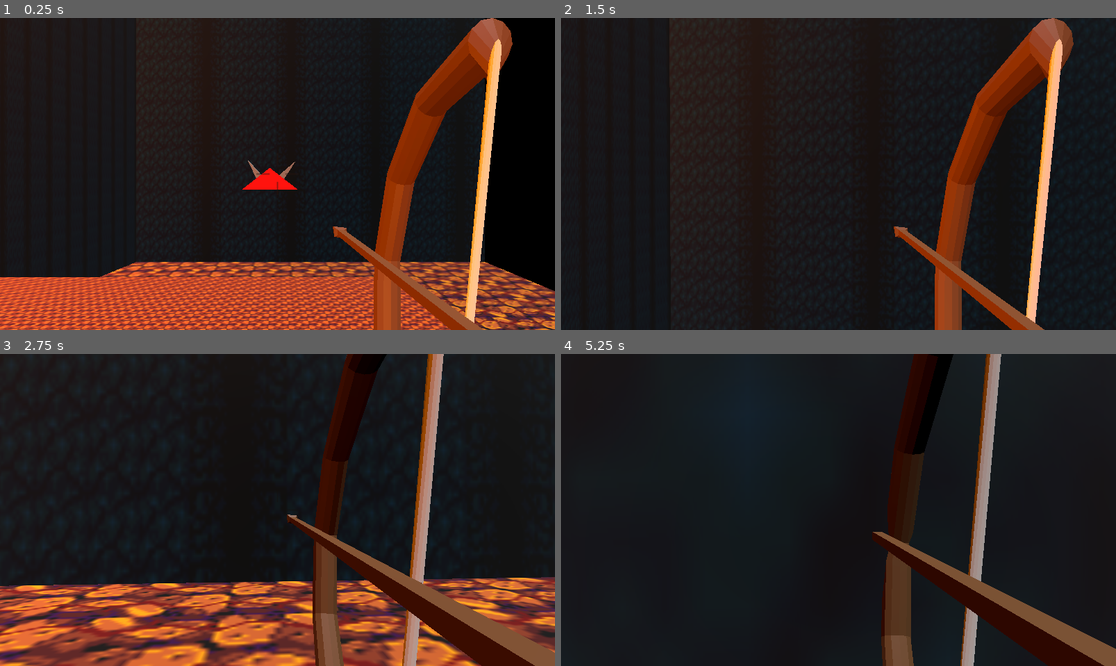
Above: before the commit, frames 1-4 (two rows, left to right).
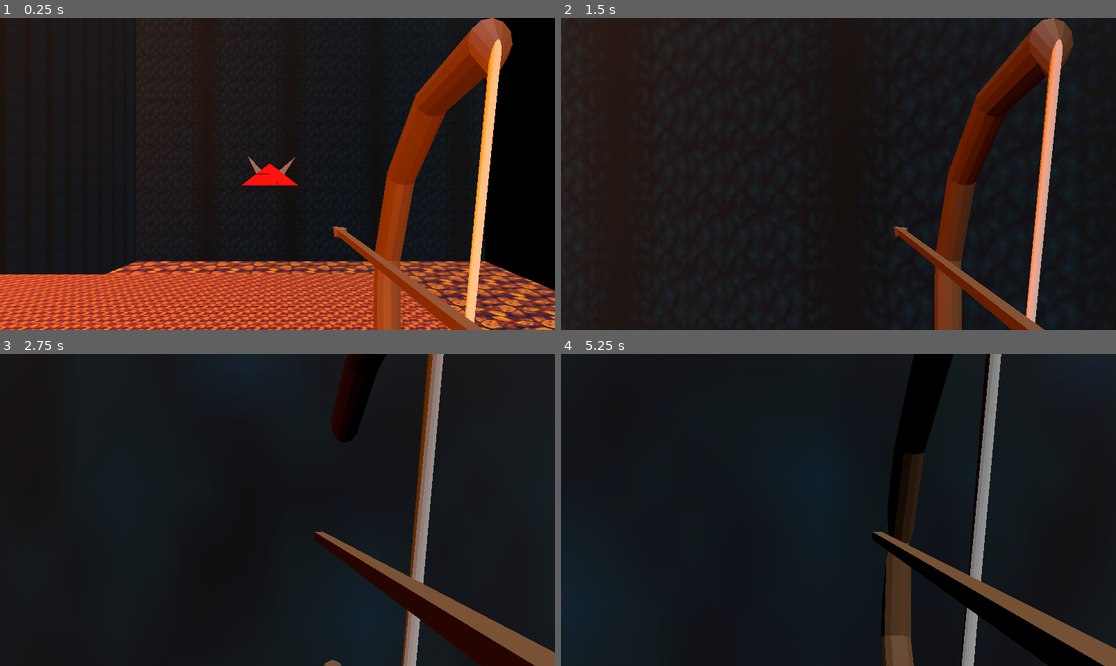
Above: after the commit, the same moments.

Repository: GmacktheGummy/escapebloodskullplanet
Game: Godot game, scene res://testscn.tscn
Two runs of this game, one before a commit and one after it. Both use one fixed random seed, a clock stepped at 60 frames per second and the inputs below.
Inputs (mouse positions are in pixels of both pictures, inside the frame that each line leads up to):
- Up to frame 1 (0.25 s): no input
- Up to frame 2 (1.5 s): move the mouse to (866, 174) at 0.52 s; hold Shift (sprint) 0.53-1.28 s; hold W (forward) from 0.53 s (still down); tap Space (jump) at 0.77, 0.8, 1.07, 1.35 s; move the mouse to (810, 174) at 1.27 s
- Up to frame 3 (2.75 s): keep holding W (forward); tap Space (jump) at 1.52, 1.82, 2.3 s; tap Shift (sprint) at 1.55 s; move the mouse to (288, 503) at 2.02 s; press the mouse at (288, 503) at 2.03 s
- Up to frame 4 (5.25 s): keep holding W (forward); move the mouse to (832, 516) at 2.77 s; release the mouse at (832, 516) at 2.78 s; tap Shift (sprint) at 2.85, 4.55 s; tap Space (jump) at 3.02, 3.32, 3.77, 3.8, 4.07, 4.35, 4.52, 4.82 s; move the mouse to (877, 513) at 3.52 s; hold Shift (sprint) 3.53-4.28 s; move the mouse to (794, 506) at 4.27 s; move the mouse to (844, 510) at 5.02 s; press the mouse at (844, 510) at 5.03 s

The runs differ from the first frame. In frame 1, 12% of the frame differs, in the area x 0-100%, y 44-100%; in frame 2, 8.1%; in frame 3, 27%, in the area x 0-100%, y 0-100%; in frame 4, 6.0%.

Commit message:
Adjusted air strafing, movement, physics

Diff:
--- a/Source/Entities/Player/player.gd
+++ b/Source/Entities/Player/player.gd
@@ -1,6 +1,6 @@
 extends CharacterBody3D
 
-var gravity = ProjectSettings.get_setting("physics/3d/default_gravity")
+@export var gravity_multiplier = 3.0
 @export var speed = 3
 @export var jump_speed = 12
 @export var mouse_sensitivity = 0.002
@@ -25,12 +25,15 @@
 var is_grounded = false;
 var is_moving = false;
 var is_sprinting : bool = false;
-var max_sprint_speed = speed*2;
+var can_double_jump = true;
+var has_double_jumped = false;
+var max_sprint_speed = speed*1.5;
 var doublejump = 0;
 var total_velocity_in_frame : Vector3 = Vector3.ZERO;
 var last_input : Vector2;
 var curr_input : Vector2;
 var ground_friction = 20;
+var gravity = ProjectSettings.get_setting("physics/3d/default_gravity") * gravity_multiplier;
 
 func _ready():
 	Input.set_mouse_mode(Input.MOUSE_MODE_CAPTURED)
@@ -66,23 +69,23 @@
 				shootingState=0
 				$Camera3D/bow/arrow.position.z = 0.2
 				shootArrow.emit()
-	#Can only start/stop a sprint while grounded and not airborne
-	if (event.is_action_pressed("sprint")):
-		is_sprinting = true;
-	if !(event.is_action_released("sprint")):
-		is_sprinting = false;
 
 
 func _physics_process(delta):
 	total_velocity_in_frame = Vector3.ZERO;
 
-	if(!is_grounded):
-		velocity.y += -gravity * delta
-	if(is_grounded):
-		doublejump=0;
+	#Can only start/stop a sprint while grounded and not airborne
+	if (Input.is_action_pressed("sprint")):
+		is_sprinting = true;
+	if (!Input.is_action_pressed("sprint")):
+		is_sprinting = false;
+
+	ApplyGravity();
 
 	last_input = curr_input;
 	curr_input = Vector2(Input.get_axis("left", "right"), Input.get_axis("forward", "back"));
+
+	ApplyFriction();
 
 	var movement_velocity = 0;
 	if(is_grounded):
@@ -96,13 +99,8 @@
 	else:
 		is_moving = false;
 
-	if Input.is_action_just_pressed("jump") and doublejump!=2:
-		if (doublejump==0):
-			total_velocity_in_frame.y = jump_speed;
-		else:
-			velocity.y = 0;
-			total_velocity_in_frame.y = jump_speed/2;
-		doublejump+=1;
+	if (Input.is_action_just_pressed("jump")):
+		OnJump();
 
 	if current_equip==1:
 		#Animation of restringing a new arrow
@@ -132,50 +130,100 @@
 			$Camera3D/bow.scale.z = bowpos_idle_zscale
 
 	velocity += total_velocity_in_frame;
-	if(velocity.length() > 0):
-		var speed_drop = 0;
-		if(is_grounded):
-			var speed_bleed = 0;
-			if(velocity.length() < GetMaxSpeed()):
-				speed_bleed = GetMaxSpeed();
-			else:
-				speed_bleed = velocity.length();
-			speed_drop = ground_friction * speed_bleed * delta;
-
-			var new_velocity_multiplier = velocity.length() - speed_drop;
-			new_velocity_multiplier /= velocity.length();
-			if(new_velocity_multiplier < 0):
-				new_velocity_multiplier = 0;
-
-			velocity *= new_velocity_multiplier;
-
-	move_and_slide()
-	if (is_on_floor()):
-		is_grounded = true;
-	else:
-		is_grounded = false;
+
+	move_and_slide();
+	if (is_on_floor() && !is_grounded):
+		OnBecomeGrounded();
+	elif (!is_on_floor() && is_grounded):
+		OnBecomeAirborne();
+
+func OnJump():
+	if(is_grounded):
+		velocity.y = jump_speed;
+		#total_velocity_in_frame.y = jump_speed;
+	elif (!has_double_jumped && can_double_jump):
+		velocity.y = jump_speed/2;
+		#total_velocity_in_frame.y = jump_speed/2;
+		can_double_jump = false;
+		has_double_jumped = true;
 
 func GetMaxSpeed() -> float:
 	if (!is_sprinting):
 		return speed;
 	else:
+		print("SPEED");
 		return max_sprint_speed;
 
+func ApplyFriction():
+	if(!is_grounded):
+		return;
+
+	if(velocity.length() > 0):
+		var speed_drop = 0;
+		var speed_bleed = 0;
+		if(velocity.length() < GetMaxSpeed()):
+			speed_bleed = GetMaxSpeed();
+		else:
+			speed_bleed = velocity.length();
+		speed_drop = ground_friction * speed_bleed * get_physics_process_delta_time();
+
+		var new_velocity_multiplier = velocity.length() - speed_drop;
+		new_velocity_multiplier /= velocity.length();
+		if(new_velocity_multiplier < 0):
+			new_velocity_multiplier = 0;
+
+		velocity *= new_velocity_multiplier;
+
+func ApplyGravity():
+	if(!is_grounded):
+		velocity.y -= gravity * get_physics_process_delta_time();
+
+func OnBecomeGrounded():
+	has_double_jumped = false;
+	can_double_jump = true;
+	is_grounded = true;
+
+func OnBecomeAirborne():
+	is_grounded = false;
+
 func GroundedMovement() -> Vector3:
-	return basis * Vector3(curr_input.x, 0, curr_input.y) * GetMaxSpeed();
+	var fwd = basis.z;
+	var right = basis.x;
+	var input_accel = (curr_input.y * fwd + curr_input.x * right).normalized();
+	input_accel *= GetMaxSpeed();
+
+	var y_plane_vel = velocity;
+	y_plane_vel.y = 0;
+
+	var velocity_proj = velocity.length() * cos(input_accel.angle_to(y_plane_vel));
+	var result = y_plane_vel + input_accel;
+
+	if(result.length() <= GetMaxSpeed()):
+		return input_accel;
+	elif(result.length() > GetMaxSpeed()):
+		var remainder = result.length() - GetMaxSpeed();
+		if((result.length() - remainder) <= GetMaxSpeed()):
+			return input_accel.normalized() * (result.length() - remainder);
+
+	return Vector3.ZERO;
 
 func AirMovement() -> Vector3:
-	var input_dir = (basis * Vector3(curr_input.x, 0, curr_input.y)).normalized();
-	var projected_vel = velocity.dot(input_dir);
-	var input_velocity = input_dir * GetMaxSpeed();
-	var add_speed = input_velocity.length() - projected_vel;
+	var fwd = basis.z;
+	var right = basis.x;
+	var input_accel = (curr_input.y * fwd + curr_input.x * right).normalized();
+
+	#Project the new input acceleration onto the current velocity
+	input_accel *= GetMaxSpeed();
+	var projected_vel = velocity.dot(input_accel);
+
+	#Speed difference with the new input
+	var add_speed = input_accel.length() - projected_vel;
+	#If there is no speed being added
 	if(add_speed <= 0):
 		return Vector3.ZERO;
 
-	var accel_speed = GetMaxSpeed() * input_velocity.length();
+	var accel_speed = GetMaxSpeed() * input_accel.length() * get_physics_process_delta_time();
 	if(accel_speed > add_speed):
 		accel_speed = add_speed;
 
-	return accel_speed * input_dir;
-
-	return basis * Vector3(curr_input.x, 0, curr_input.y) * GetMaxSpeed();
+	return accel_speed * input_accel;
--- a/project.godot
+++ b/project.godot
@@ -117,4 +117,4 @@
 
 [physics]
 
-3d/default_gravity=15.0
+3d/default_gravity=9.8
--- a/testscn.tscn
+++ b/testscn.tscn
@@ -27,6 +27,8 @@
 
 [node name="Player" parent="." groups=["current_level"] instance=ExtResource("1_10ces")]
 transform = Transform3D(1, 0, 0, 0, 1, 0, 0, 0, 1, -5.81182, 6.12145, 8.01389)
+speed = 2
+jump_speed = 10
 
 [node name="wall" type="StaticBody3D" parent="."]
 transform = Transform3D(5.2655, 0, 0, 0, 33.1693, 0, 0, 0, 0.0132856, -34.3278, 4.23766, -10.4106)
